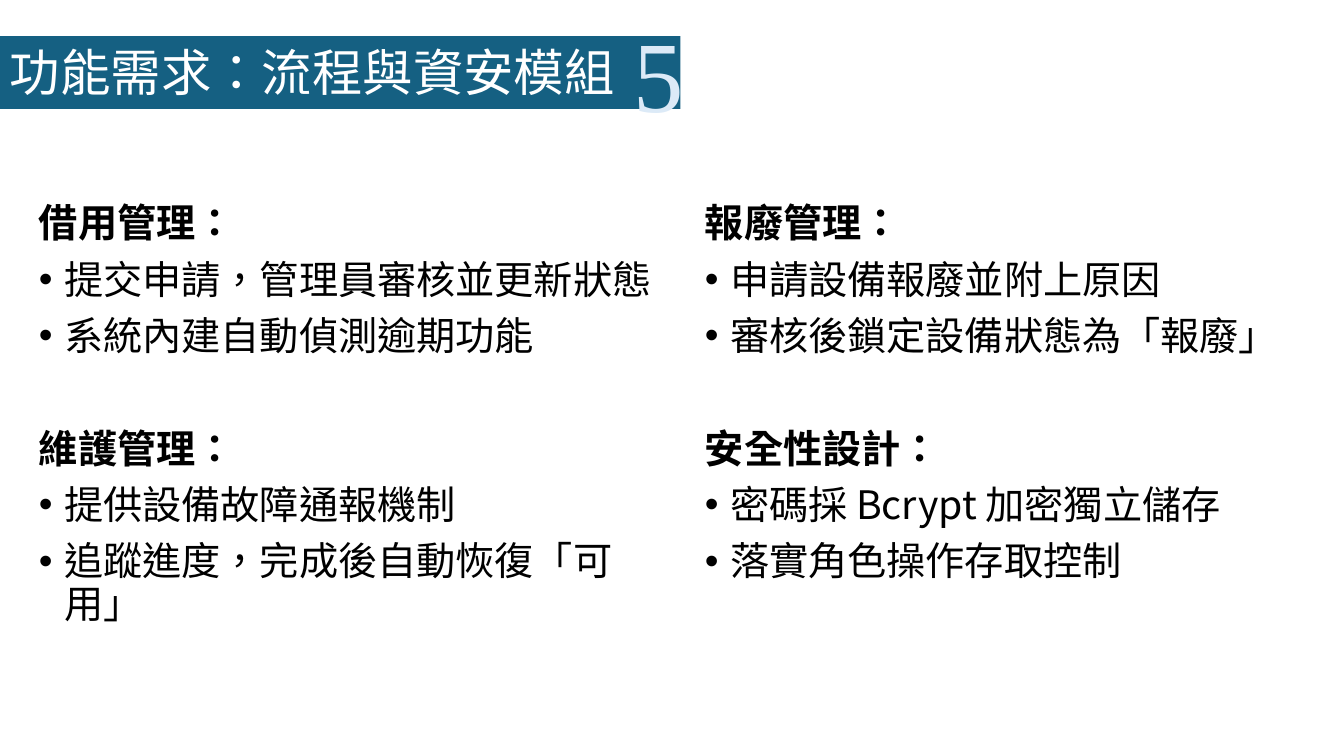
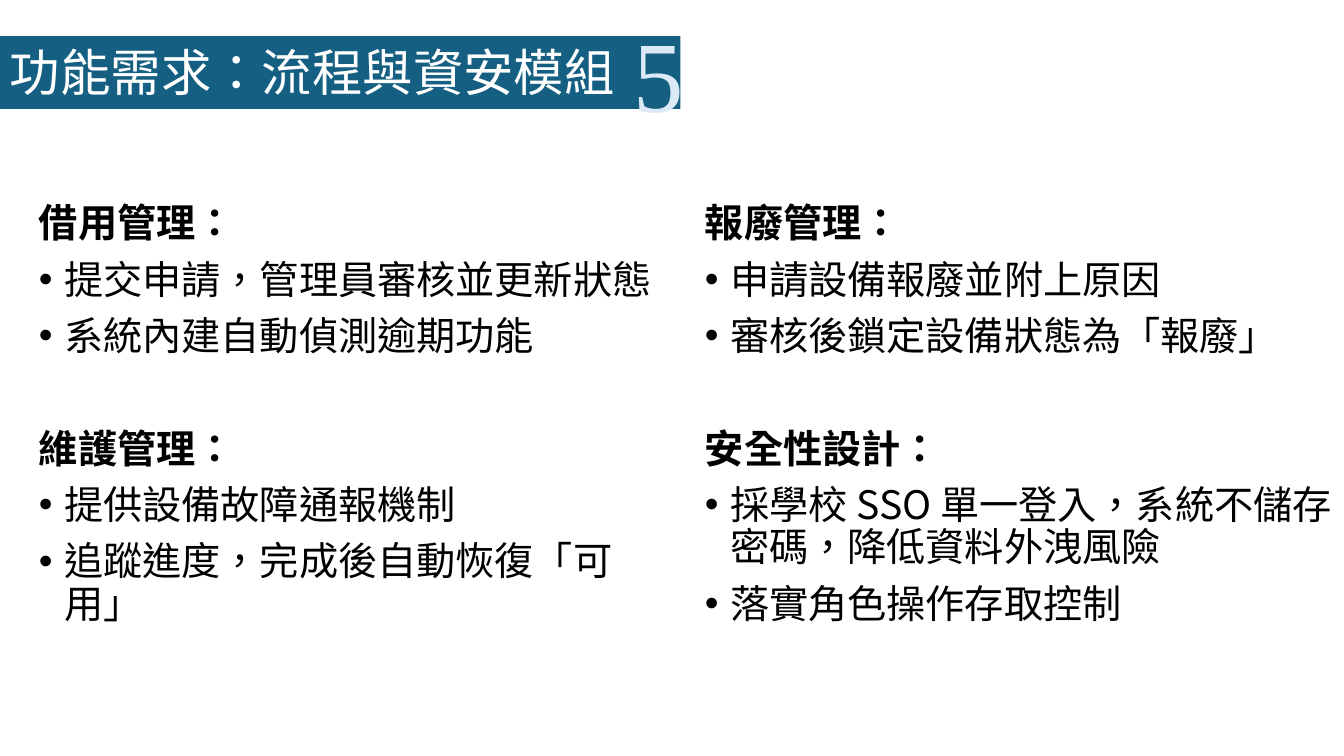
Before and after one commit to LazyEmotionO/NFU_DATABASE, a slide deck: slide 6 of 第四組_資料庫系統期末Part I簡報.pptx. Drawn at 1344x756 pixels with LibreOffice and Linux fonts; fonts in the diff are those of the drawing; background and template pictures are left out. Boxes give left, top, right and bottom in pixels: in the first picture for what was removed or moved away, otherwise in the second. Text is boxed around its words. In the diff, an @@ line names an element or a change of style, - is before the commit and + after.

```diff
--- a/第四組_資料庫系統期末Part I簡報.pptx
+++ b/第四組_資料庫系統期末Part I簡報.pptx
@@ text at box(730, 486, 1331, 565): text changed @@
-• 密碼採 Bcrypt 加密獨立儲存
+• 採學校 SSO 單一登入，系統不儲存密碼，降低資料外洩風險
```
Also in this commit, not shown: 3 other slides changed, 2 other files.
